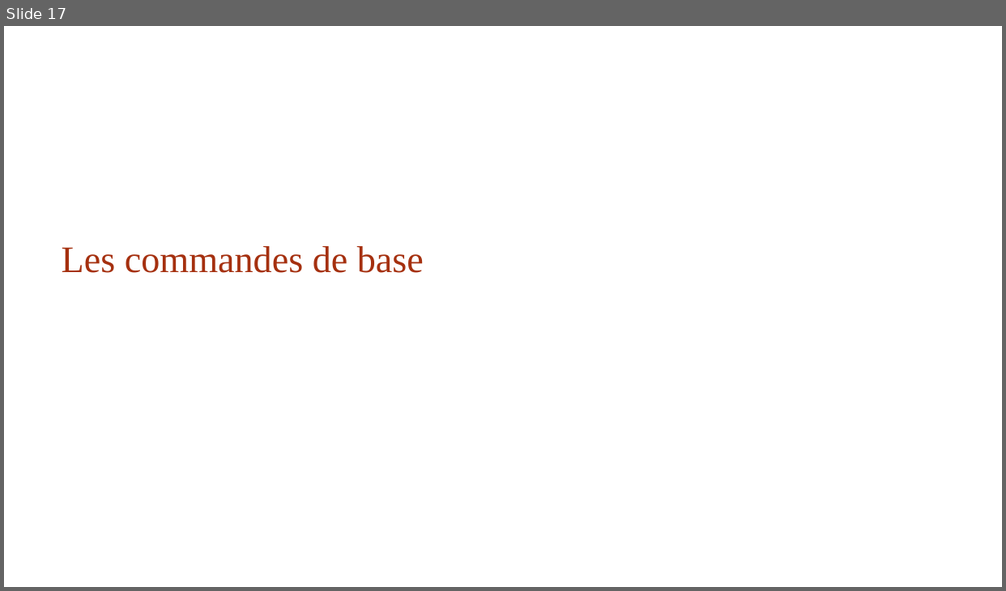
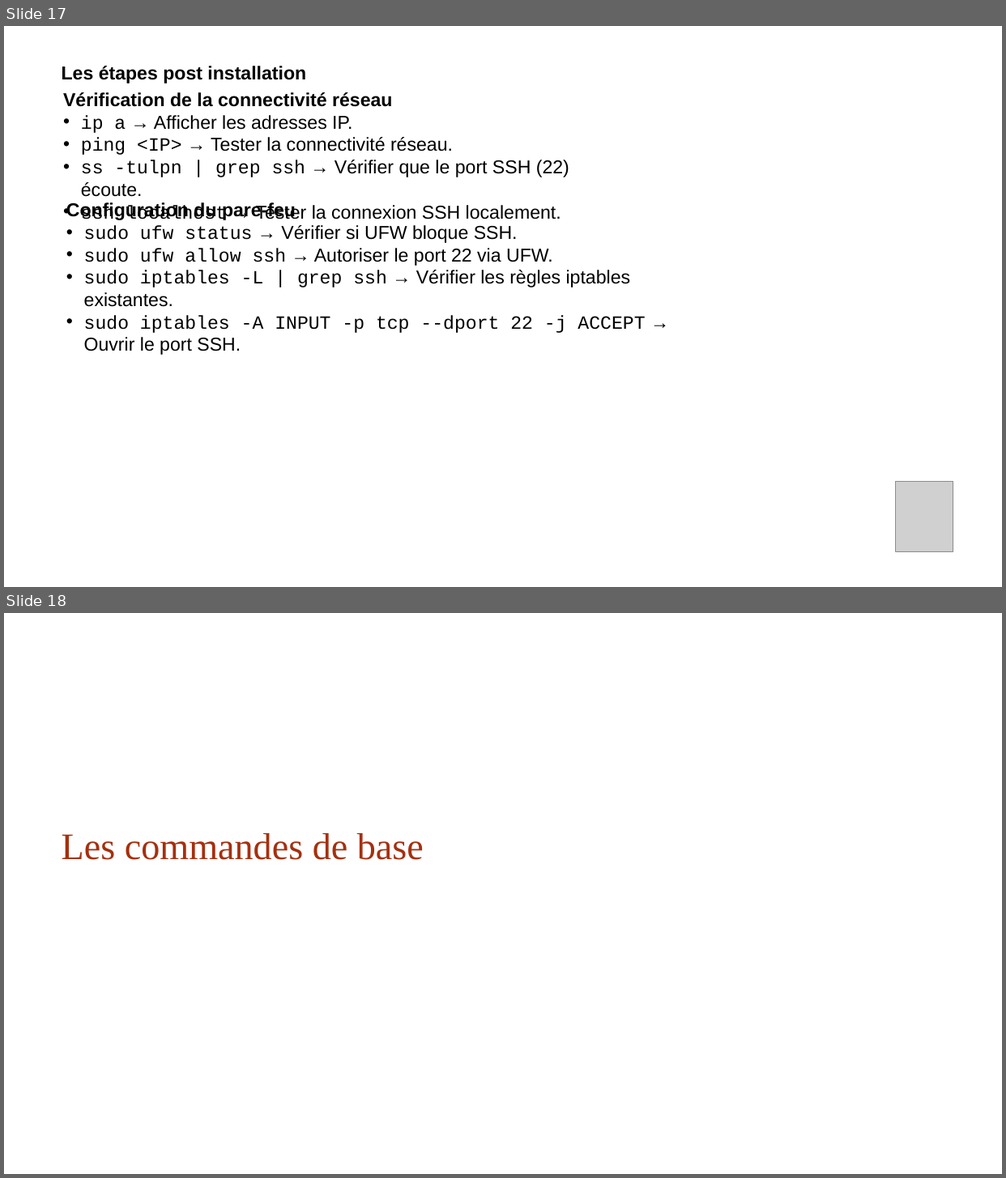
Before and after one commit to bejaouibechir/SupportLinux, a slide deck: 0.Linux.ppt. Shown one above the other, each under a label of ours: slide 17 before the commit, slides 17 and 18 after it. The pictures are 1006x591 and 1006x1178 pixels, drawn with LibreOffice and Linux fonts; fonts in the diff are those of the drawing; grey boxes stand for pictures. Boxes give left, top, right and bottom in pixels: in the first picture for what was removed or moved away, otherwise in the second. Text is boxed around its words. In the diff, an @@ line names an element or a change of style, - is before the commit and + after.

Commit message:
MAJ

```diff
--- a/0.Linux.ppt
+++ b/0.Linux.ppt
@@ slide 17 added at <box>4,26,1002,587</box>, background #FFFFFF @@
@@ text added at <box>62,66,306,84</box>, 18 pt, text #000000, bold @@
+Les étapes post installation
@@ text added at <box>63,92,569,220</box>, 18 pt, text #000000 @@
+Vérification de la connectivité réseau
+• ip a → Afficher les adresses IP.
+• ping <IP> → Tester la connectivité réseau.
+• ss -tulpn | grep ssh → Vérifier que le port SSH (22) écoute.
+• ssh localhost → Tester la connexion SSH localement.
@@ text added at <box>84,225,645,355</box>, 18 pt, text #000000 @@
+Configuration du pare-feu
+• sudo ufw status → Vérifier si UFW bloque SSH.
+• sudo ufw allow ssh → Autoriser le port 22 via UFW.
+• sudo iptables -L | grep ssh → Vérifier les règles iptables existantes.
+• sudo iptables -A INPUT -p tcp --dport 22 -j ACCEPT → Ouvrir le port SSH.
@@ picture added at <box>896,481,953,552</box> @@
@@ what was slide 17 is now slide 18 @@
```
